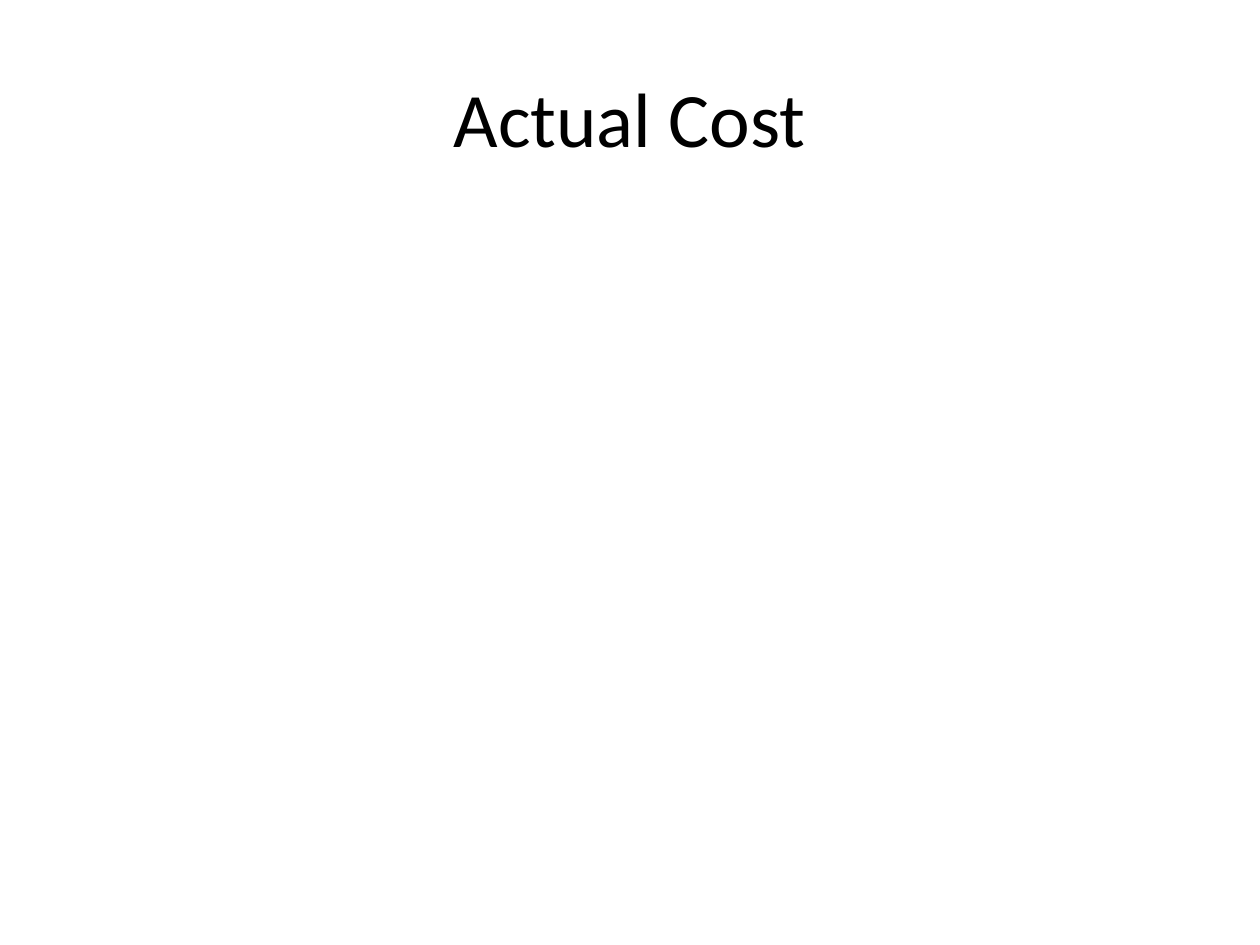
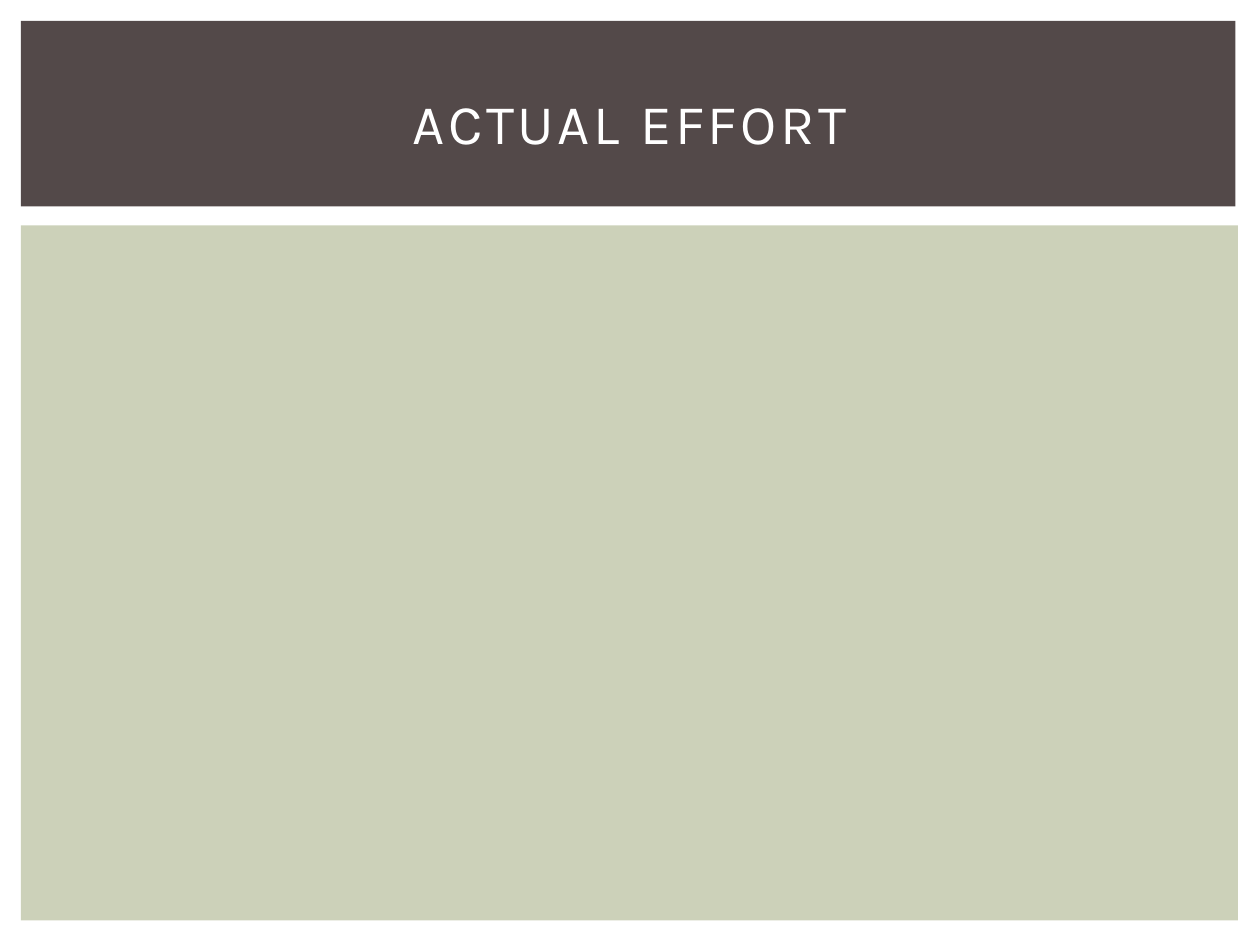
Before and after one commit to 2014-sed-team3/term-project, a slide deck: slide 29 of project/report/report.pptx. Drawn at 1260x945 pixels with LibreOffice and Linux fonts; fonts in the diff are those of the drawing. Boxes give left, top, right and bottom in pixels: in the first picture for what was removed or moved away, otherwise in the second. Text is boxed around its words. In the diff, an @@ line names an element or a change of style, - is before the commit and + after.

```diff
--- a/project/report/report.pptx
+++ b/project/report/report.pptx
@@ rectangle added at (21, 21, 1236, 207), fill #534949 @@
@@ title at (413, 108, 846, 145): text changed; size 44 to 32 pt; font Calibri to Karla; text colour #000000 to #FFFFFF @@
-Actual Cost
+ACTUAL EFFORT
@@ rectangle added at (21, 226, 1239, 921), fill #CCD1B9 @@
```
Also in this commit, not shown: 26 other slides changed, 2 slides added, 2 slides removed, 1 other file.
